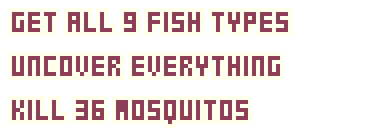
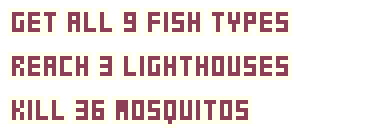
Layer changes from the first 380 × 132 image to the second:
added layer "Layer 7" above "Layer 8" over box(16, 52, 292, 80)
painted on "Layer 3" over box(16, 52, 284, 80)
